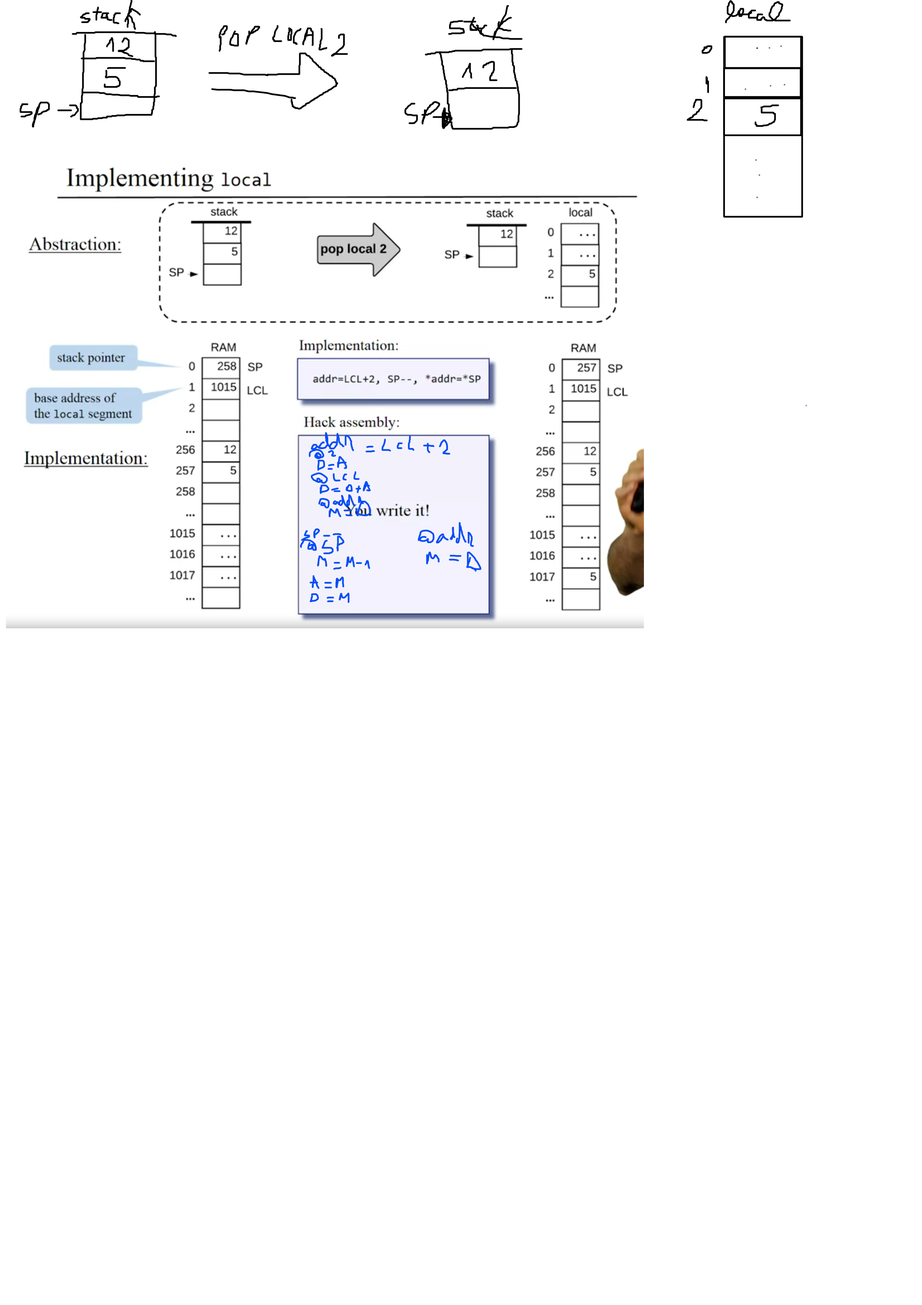
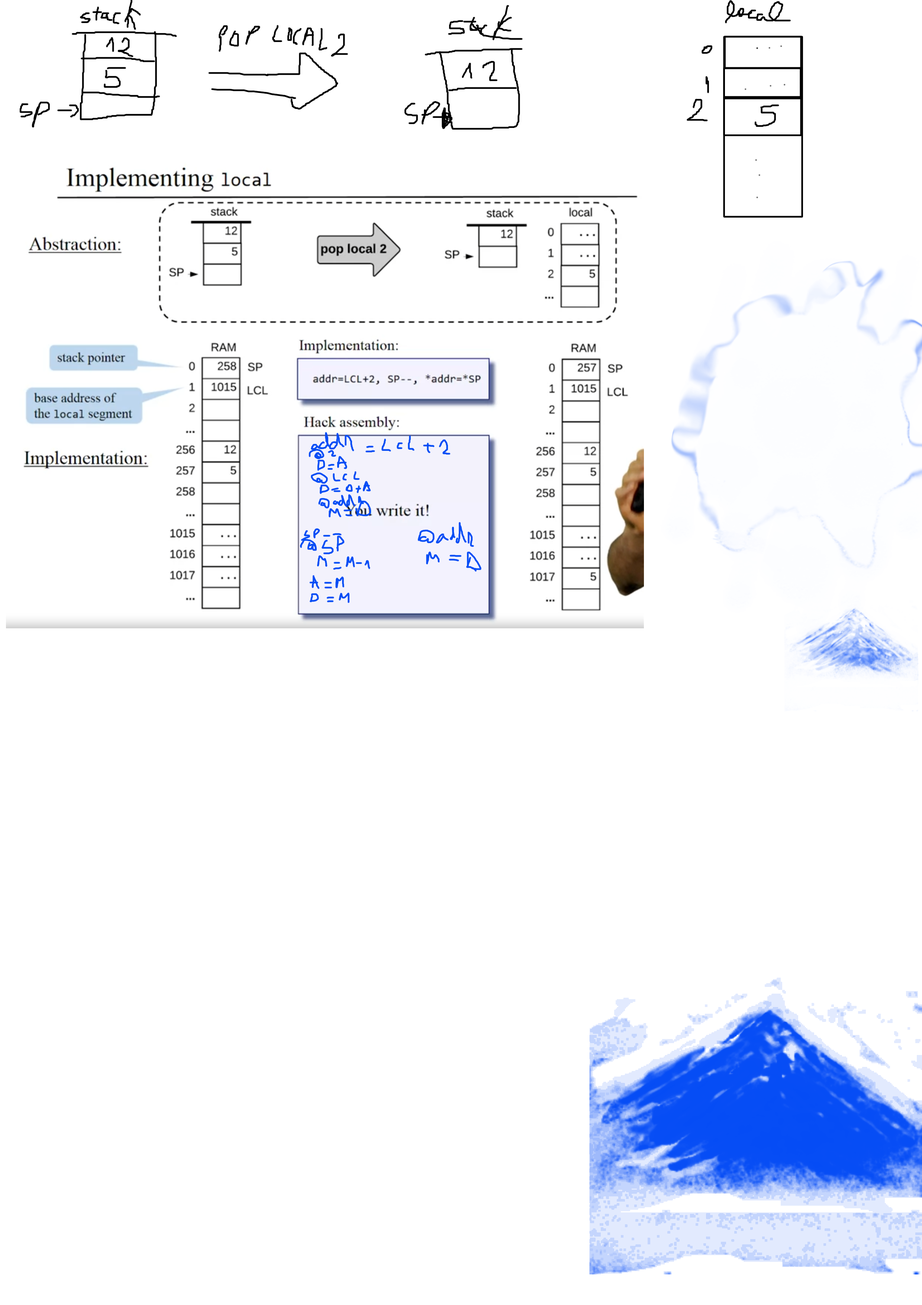
Layers edited between the first and the second 922x1305 image:
painted on "Paint Layer 2" over [589, 260, 922, 1275]
